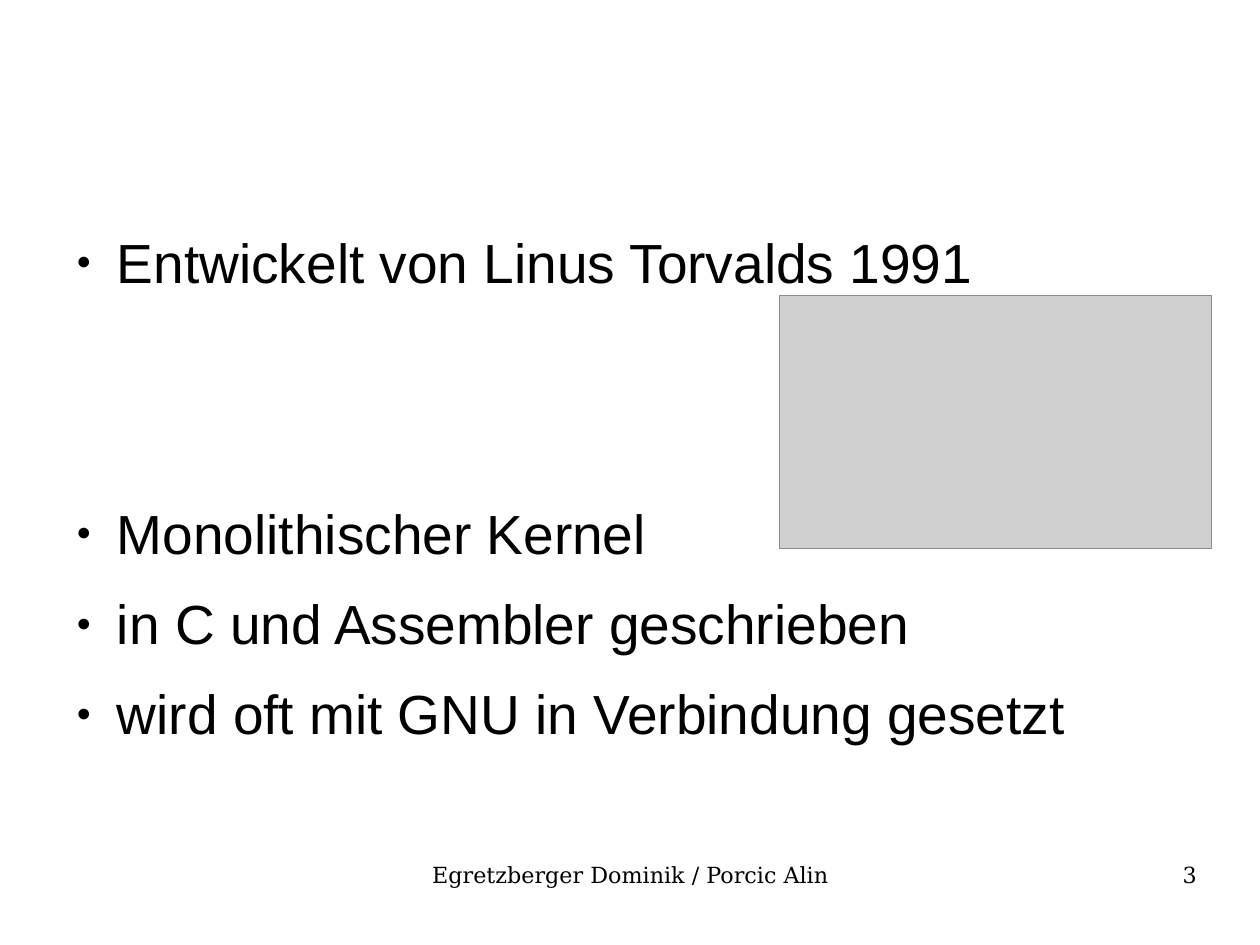
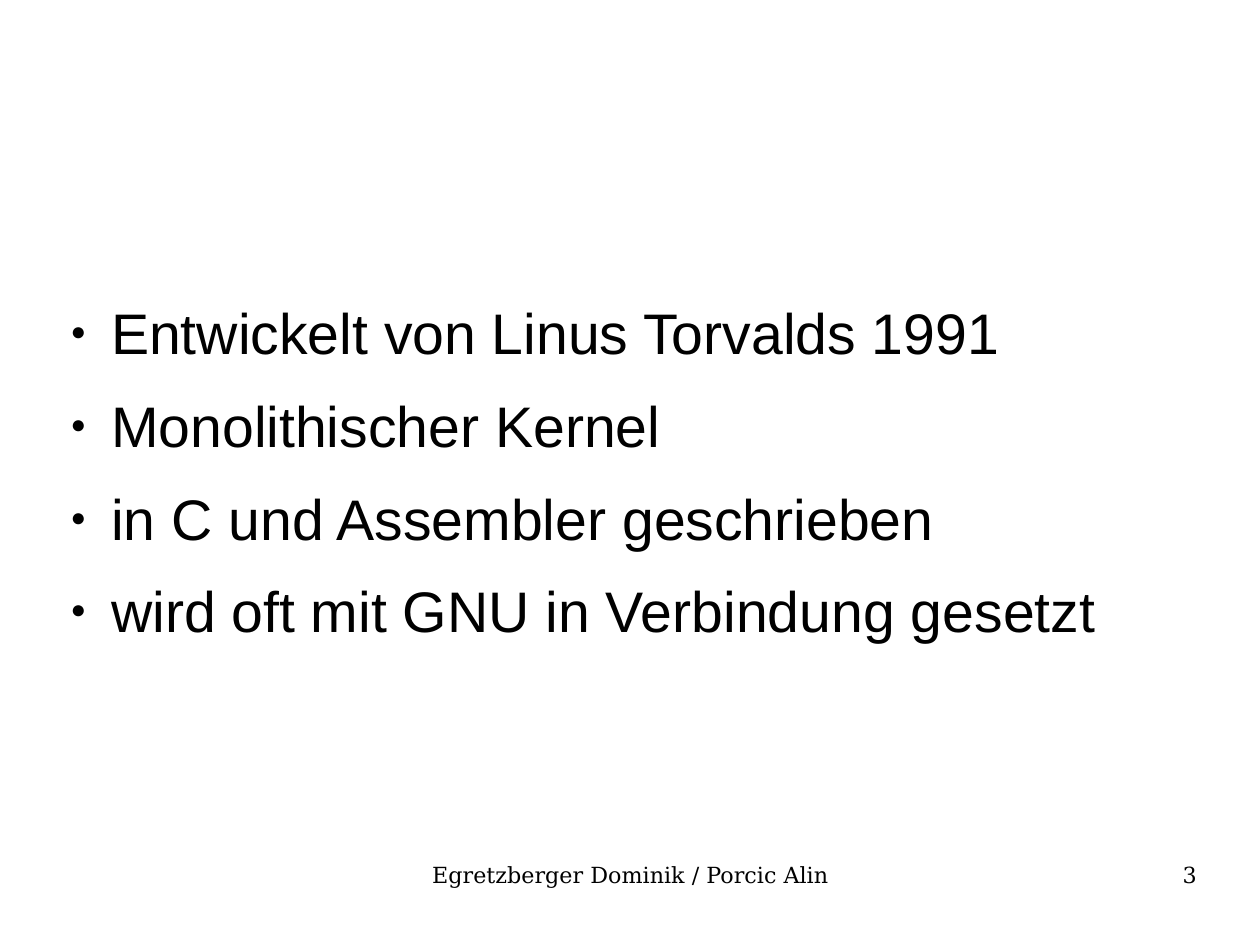
Before and after one commit to onixion/school, a slide deck: slide 3 of DIC/Referat_Linux/referat.odp. Drawn at 1260x945 pixels with LibreOffice and Linux fonts; fonts in the diff are those of the drawing; grey boxes stand for pictures; background and template pictures are left out. Boxes give left, top, right and bottom in pixels: in the first picture for what was removed or moved away, otherwise in the second. Text is boxed around its words. In the diff, an @@ line names an element or a change of style, - is before the commit and + after.

```diff
--- a/DIC/Referat_Linux/referat.odp
+++ b/DIC/Referat_Linux/referat.odp
@@ text "Entwickelt von Linus Torvalds 1991": place and size @@
-text "Entwickelt von Linus Torvalds 1991" at [117, 243, 1064, 744]
+text "Entwickelt von Linus Torvalds 1991" at [111, 312, 1095, 643]
@@ text "Entwickelt von Linus Torvalds 1991" at [111, 312, 1095, 643]: size 34.7 to 36 pt @@
@@ picture removed at [780, 295, 1212, 549] @@
```
Also in this commit, not shown: 3 other slides changed, 7 slides added, 1 slide removed, 10 other files.
